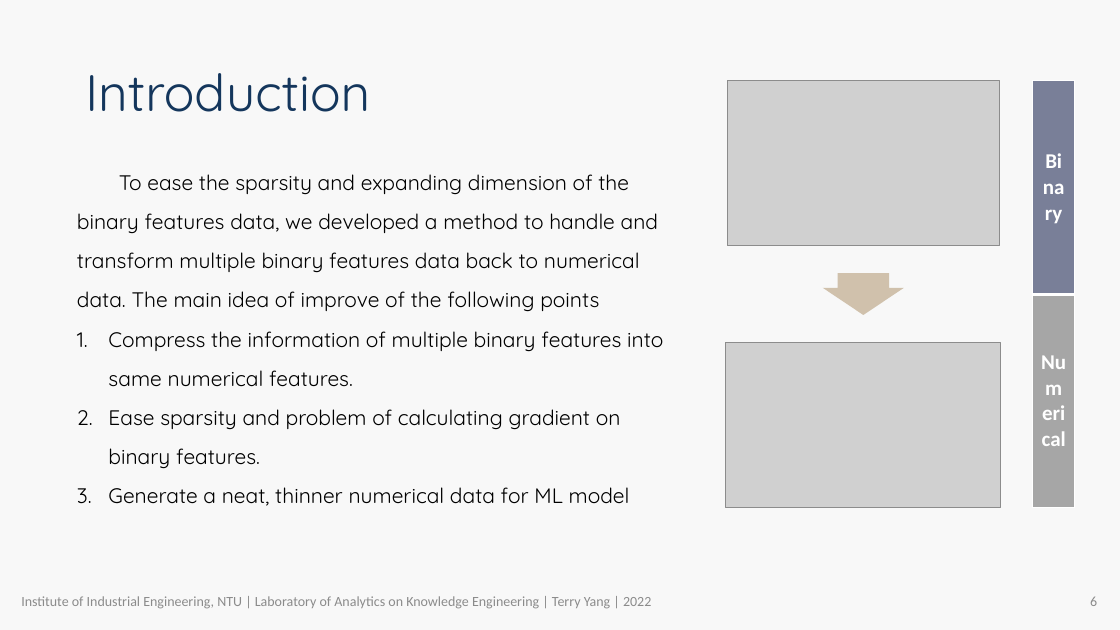
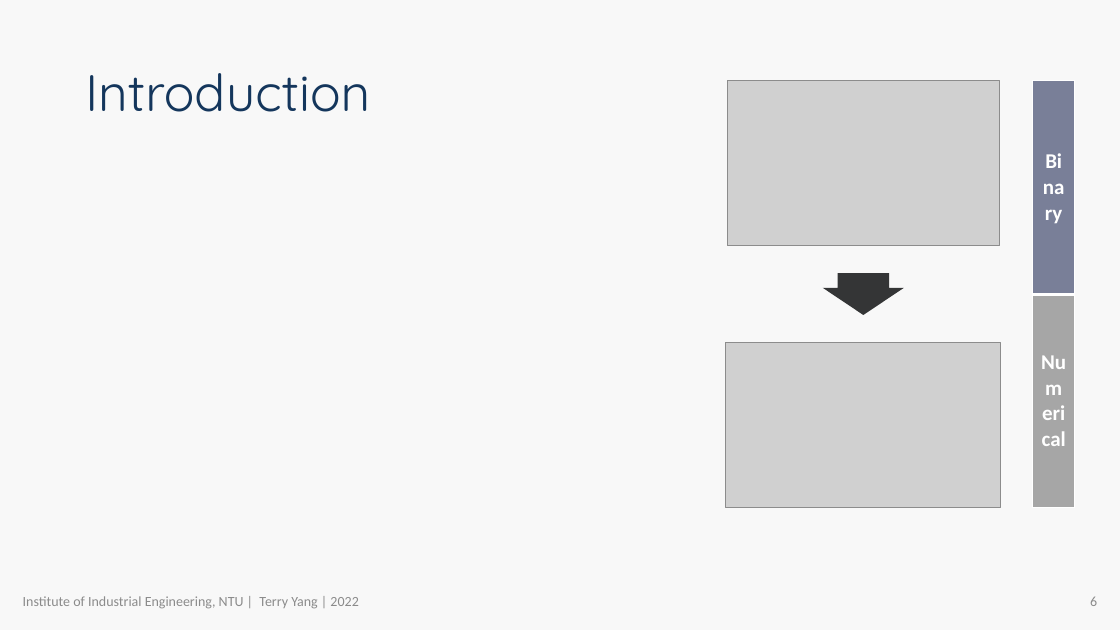
Before and after one commit to R64825/NTUIIE-Research, a slide deck: slide 6 of ppt/APIEMS TerryYang.pptx. Drawn at 1120x630 pixels with LibreOffice and Linux fonts; fonts in the diff are those of the drawing; grey boxes stand for pictures; background and template pictures are left out. Boxes give left, top, right and bottom in pixels: in the first picture for what was removed or moved away, otherwise in the second. Text is boxed around its words. In the diff, an @@ line names an element or a change of style, - is before the commit and + after.

```diff
--- a/ppt/APIEMS TerryYang.pptx
+++ b/ppt/APIEMS TerryYang.pptx
@@ text removed at (77, 174, 663, 506) @@
-To ease the sparsity and expanding dimension of the binary features data, we developed a method to handle and transform multiple binary features data back to numerical data. The main idea of improve of the following points
-1. Compress the information of multiple binary features into same numerical features.
-2. Ease sparsity and problem of calculating gradient on binary features.
-3. Generate a neat, thinner numerical data for ML model
@@ down arrow at (823, 273, 904, 315): fill #D0C1AC to #343536 @@
@@ text at (23, 596, 358, 609): text changed @@
-Institute of Industrial Engineering, NTU | Laboratory of Analytics on Knowledge Engineering | Terry Yang | 2022
+Institute of Industrial Engineering, NTU | Terry Yang | 2022
```
Also in this commit, not shown: 21 other slides changed, 4 slides added, 4 slides removed, 2 other files.
